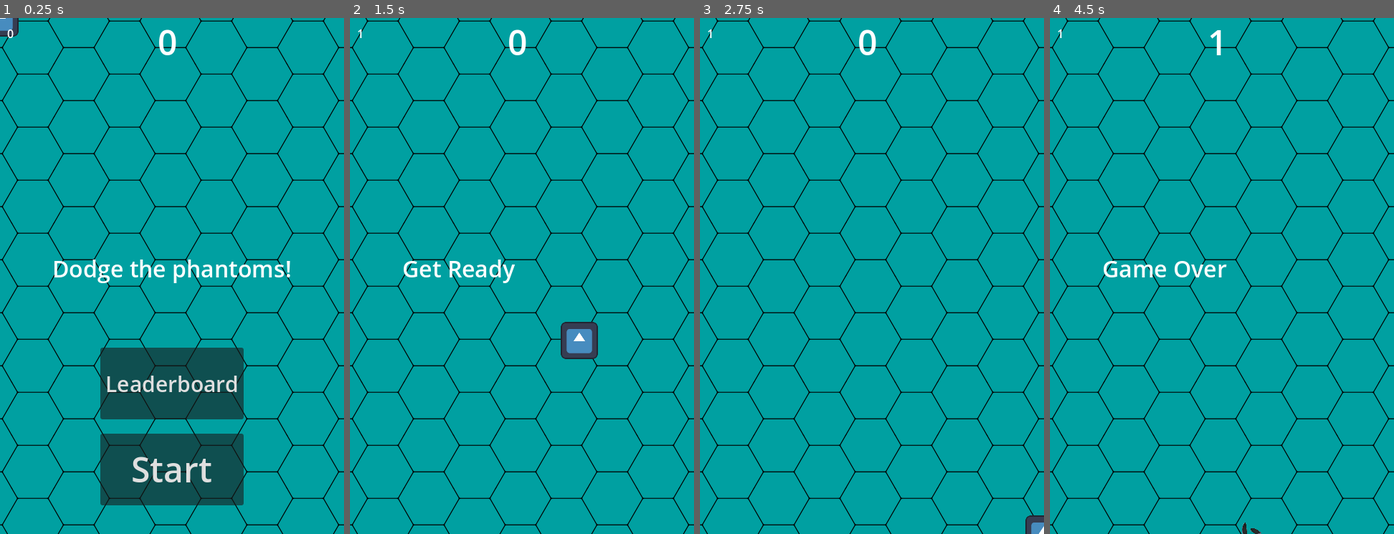
Above: before the commit, frames 1-4 (left to right).
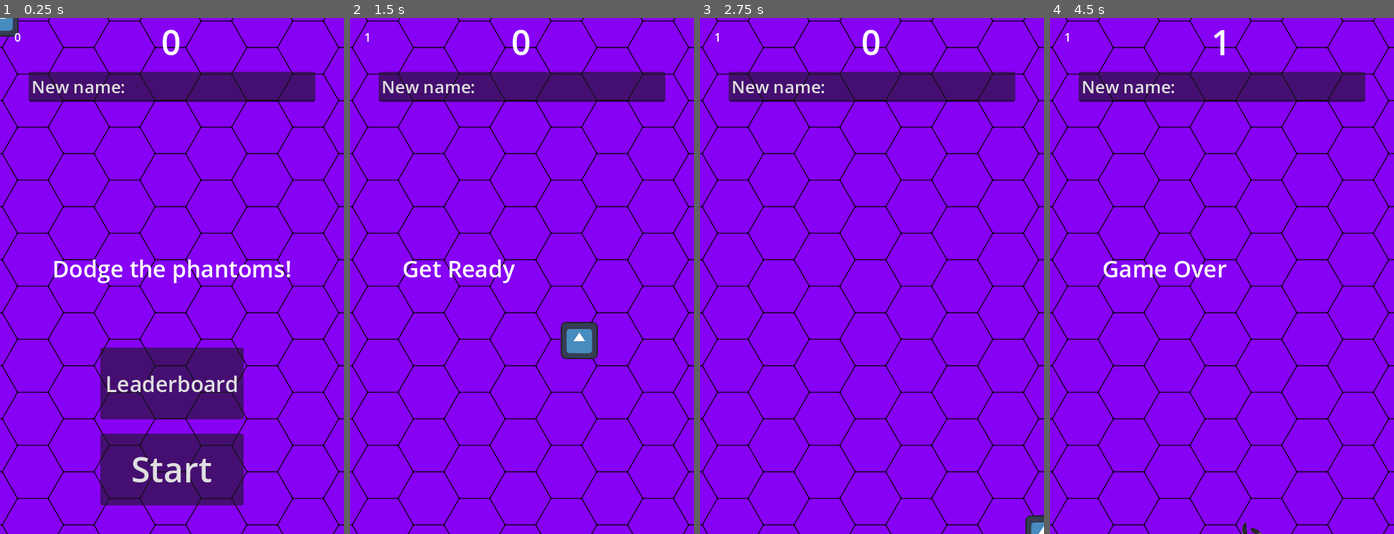
Above: after the commit, the same moments.

Repository: zacharyh9108/Dodgeball
Game: Godot game, scene res://main.tscn
Two runs of this game, one before a commit and one after it. Both use one fixed random seed, a clock stepped at 60 frames per second and the inputs below. The engine's default icon, where the game draws it, is replaced by a stand-in: a white triangle on a blue panel in a dark square.
Inputs:
- Up to frame 1 (0.25 s): no input
- Up to frame 2 (1.5 s): click "Start" at 0.5 s; tap Enter (start_game_input) at 1.25 s; hold D (move_right) from 1.28 s (still down); hold Enter (start_game_input) from 1.28 s (still down)
- Up to frame 3 (2.75 s): release D (move_right) at 2.03 s; release Enter (start_game_input) at 2.03 s; hold S (move_down) from 2.03 s (still down); tap Enter (start_game_input) at 2.1 s
- Up to frame 4 (4.5 s): release S (move_down) at 2.78 s; hold D (move_right) 2.78-3.53 s; hold Enter (start_game_input) 2.78-3.53 s; hold W (move_up) 3.53-4.28 s; tap Enter (start_game_input) at 3.6 s; hold A (move_left) from 4.28 s (still down); hold Enter (start_game_input) from 4.28 s (still down)

The runs differ from the first frame. In frame 1, 97% of the frame differs, in the area x 0-100%, y 0-100%; in frame 2, 97%; in frame 3, 98%; in frame 4, 98%.

Commit message:
Add files via upload
Changed color of the background, the music during gameplay and added the ability to submit a name

Diff:
--- a/hud.tscn
+++ b/hud.tscn
@@ -9,8 +9,8 @@
 anchors_preset = 5
 anchor_left = 0.5
 anchor_right = 0.5
-offset_left = -20.0
-offset_right = 20.0
+offset_left = -15.0
+offset_right = 25.0
 offset_bottom = 67.0
 grow_horizontal = 2
 theme_override_font_sizes/font_size = 48
@@ -32,10 +32,10 @@
 text = "Dodge the phantoms!"
 
 [node name="AttemptLabel" type="Label" parent="."]
-offset_left = 10.0
-offset_top = 10.0
-offset_right = 20.0
-offset_bottom = 33.0
+offset_left = 20.0
+offset_top = 15.0
+offset_right = 30.0
+offset_bottom = 38.0
 text = "0"
 metadata/_edit_use_anchors_ = true
 
--- a/main.tscn
+++ b/main.tscn
@@ -24,7 +24,7 @@
 anchor_bottom = 1.0
 grow_horizontal = 2
 grow_vertical = 2
-color = Color(1.73271e-06, 0.628725, 0.629718, 1)
+color = Color(0.53053, 0.00368142, 0.955435, 1)
 
 [node name="TextureRect" type="TextureRect" parent="."]
 anchors_preset = 15
@@ -61,6 +61,21 @@
 [node name="DeathSound" type="AudioStreamPlayer" parent="."]
 stream = ExtResource("6_yr3aq")
 
+[node name="LineEdit" type="LineEdit" parent="."]
+custom_minimum_size = Vector2(400, 0)
+anchors_preset = 5
+anchor_left = 0.5
+anchor_right = 0.5
+offset_left = -200.0
+offset_top = 75.0
+offset_right = 200.0
+offset_bottom = 117.0
+grow_horizontal = 2
+theme_override_font_sizes/font_size = 24
+text = "New name: "
+max_length = 24
+expand_to_text_length = true
+
 [connection signal="timeout" from="MobTimer" to="." method="_on_mob_timer_timeout"]
 [connection signal="timeout" from="ScoreTimer" to="." method="_on_score_timer_timeout"]
 [connection signal="timeout" from="StartTimer" to="." method="_on_start_timer_timeout"]
Not shown, changed: Death.mp3.import
Not shown, changed: Music.mp3.import
Not shown: 1 places in main.tscn that only renumber resources
Not shown, changed: Death.mp3
Not shown, changed: Music.mp3
